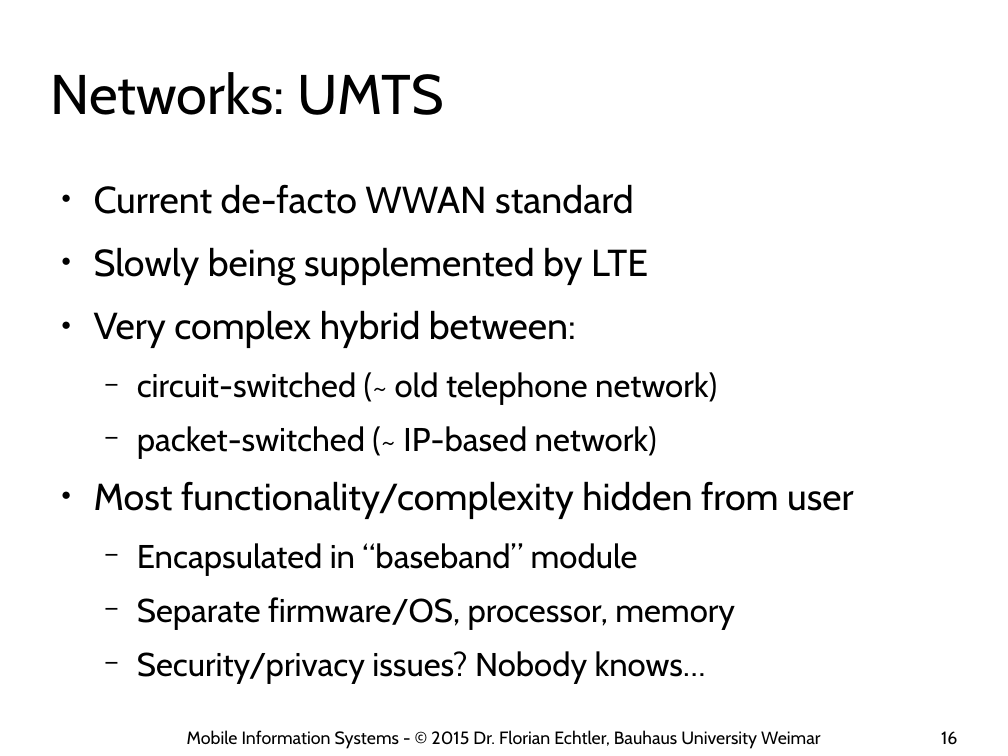
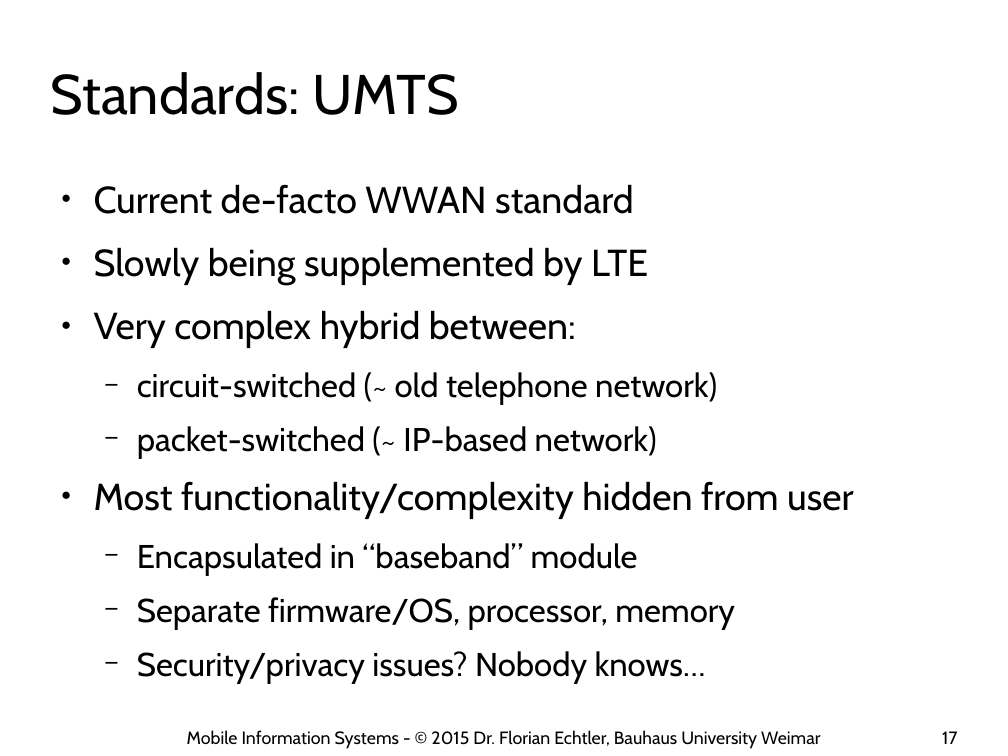
Before and after one commit to floe/mobile-information-systems, a slide deck: slide 17 of 03-networks-and-location.odp (slide 16 before the commit). Drawn at 1008x756 pixels with LibreOffice and Linux fonts; fonts in the diff are those of the drawing; background and template pictures are left out. Boxes give left, top, right and bottom in pixels: in the first picture for what was removed or moved away, otherwise in the second. Text is boxed around its words. In the diff, an @@ line names an element or a change of style, - is before the commit and + after.

```diff
--- a/03-networks-and-location.odp
+++ b/03-networks-and-location.odp
@@ title at (x1=50, y1=72, x2=458, y2=115): text changed @@
-Networks: UMTS
+Standards: UMTS
@@ page number at (x1=942, y1=731, x2=957, y2=744): text changed @@
-16
+17
```
Also in this commit, not shown: 22 other slides changed, 5 slides added.
